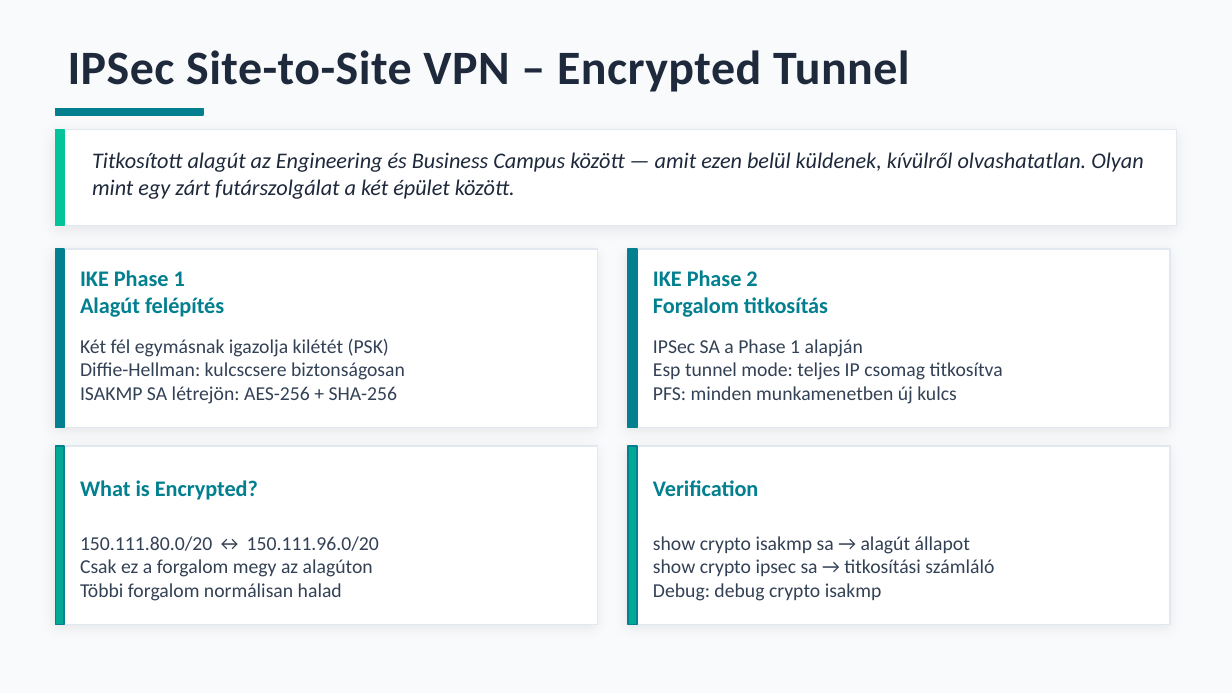
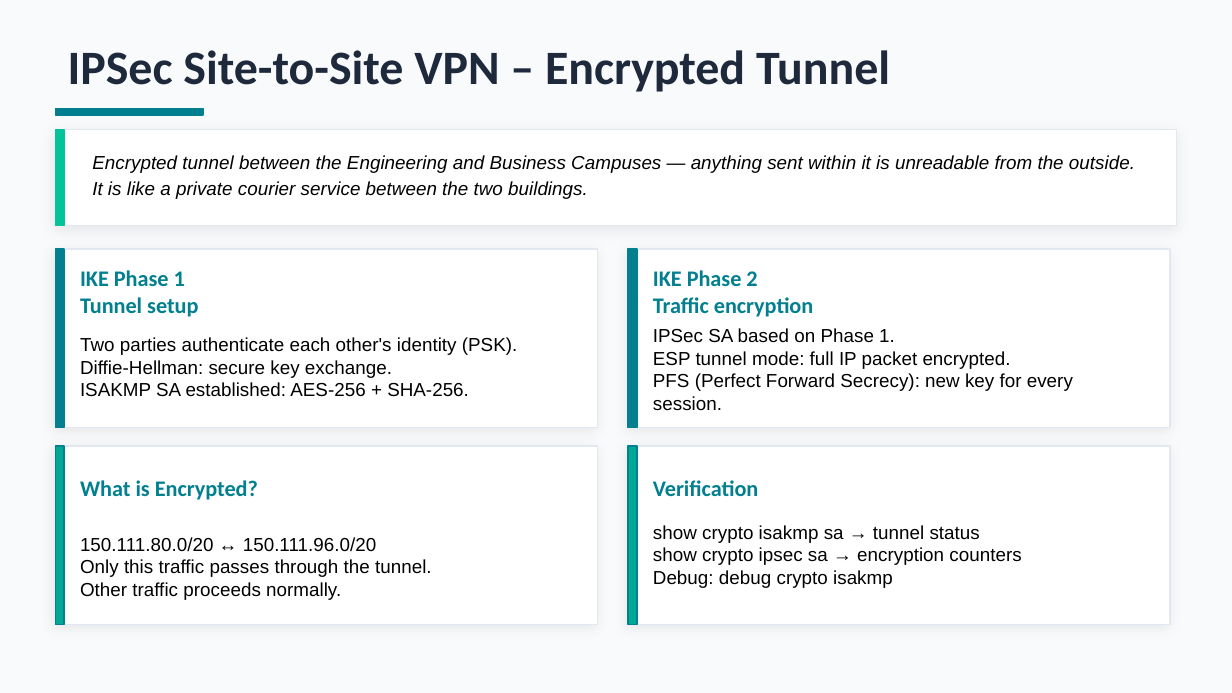
Before and after one commit to brautigampeter/Peters-n-Johnsons-Tech, a slide deck: slide 11 of PnJT - Háromkampuszos Egyetemi Hálózat prezentáció - English.pptx. Drawn at 1232x693 pixels with LibreOffice and Linux fonts; fonts in the diff are those of the drawing. Boxes give left, top, right and bottom in pixels: in the first picture for what was removed or moved away, otherwise in the second. Text is boxed around its words. In the diff, an @@ line names an element or a change of style, - is before the commit and + after.

Commit message:
ppt update final

```diff
--- a/PnJT - Háromkampuszos Egyetemi Hálózat prezentáció - English.pptx
+++ b/PnJT - Háromkampuszos Egyetemi Hálózat prezentáció - English.pptx
@@ text "IPSec Site-to-Site VPN – Encrypted ..." at [68,50,890,92]: letter spacing 0.3 to 0 pt @@
@@ text at [92,155,1135,199]: text changed; size 13 to 11 pt; font Calibri to Arial; text colour #1E293B to #000000 @@
-Titkosított alagút az Engineering és Business Campus között — amit ezen belül küldenek, kívülről olvashatatlan. Olyan mint egy zárt futárszolgálat a két épület között.
+Encrypted tunnel between the Engineering and Business Campuses — anything sent within it is unreadable from the outside. It is like a private courier service between the two buildings.
@@ text at [80,297,198,317]: text changed @@
-Alagút felépítés
+Tunnel setup
@@ text at [653,297,813,317]: text changed @@
-Forgalom titkosítás
+Traffic encryption
@@ text at [653,328,1073,411]: text changed; size 11.5 to 11 pt; font Calibri to Arial; text colour #334155 to #000000 @@
-IPSec SA a Phase 1 alapján
-Esp tunnel mode: teljes IP csomag titkosítva
-PFS: minden munkamenetben új kulcs
+IPSec SA based on Phase 1.
+ESP tunnel mode: full IP packet encrypted.
+PFS (Perfect Forward Secrecy): new key for every session.
@@ text at [80,337,517,397]: text changed; size 11.5 to 11 pt; font Calibri to Arial; text colour #334155 to #000000 @@
-Két fél egymásnak igazolja kilétét (PSK)
-Diffie-Hellman: kulcscsere biztonságosan
-ISAKMP SA létrejön: AES-256 + SHA-256
+Two parties authenticate each other's identity (PSK).
+Diffie-Hellman: secure key exchange.
+ISAKMP SA established: AES-256 + SHA-256.
@@ text at [80,537,376,552]: size 11.5 to 11 pt, font Calibri to Arial, text colour #334155 to #000000 in "150.111.80.0/20 ↔ 150.111.96.0/20" @@
@@ text at [653,525,1021,565]: text changed; size 11.5 to 11 pt; font Calibri to Arial; text colour #334155 to #000000 @@
-show crypto isakmp sa → alagút állapot
-show crypto ipsec sa → titkosítási számláló
+show crypto isakmp sa → tunnel status
+show crypto ipsec sa → encryption counters
@@ text at [80,559,432,600]: text changed; size 11.5 to 11 pt; font Calibri to Arial; text colour #334155 to #000000 @@
-Csak ez a forgalom megy az alagúton
-Többi forgalom normálisan halad
+Only this traffic passes through the tunnel.
+Other traffic proceeds normally.
@@ text at [653,570,893,588]: size 11.5 to 11 pt, font Calibri to Arial, text colour #334155 to #000000 in "Debug: debug crypto isakmp" @@
```
Also in this commit, not shown: 19 other slides changed.
